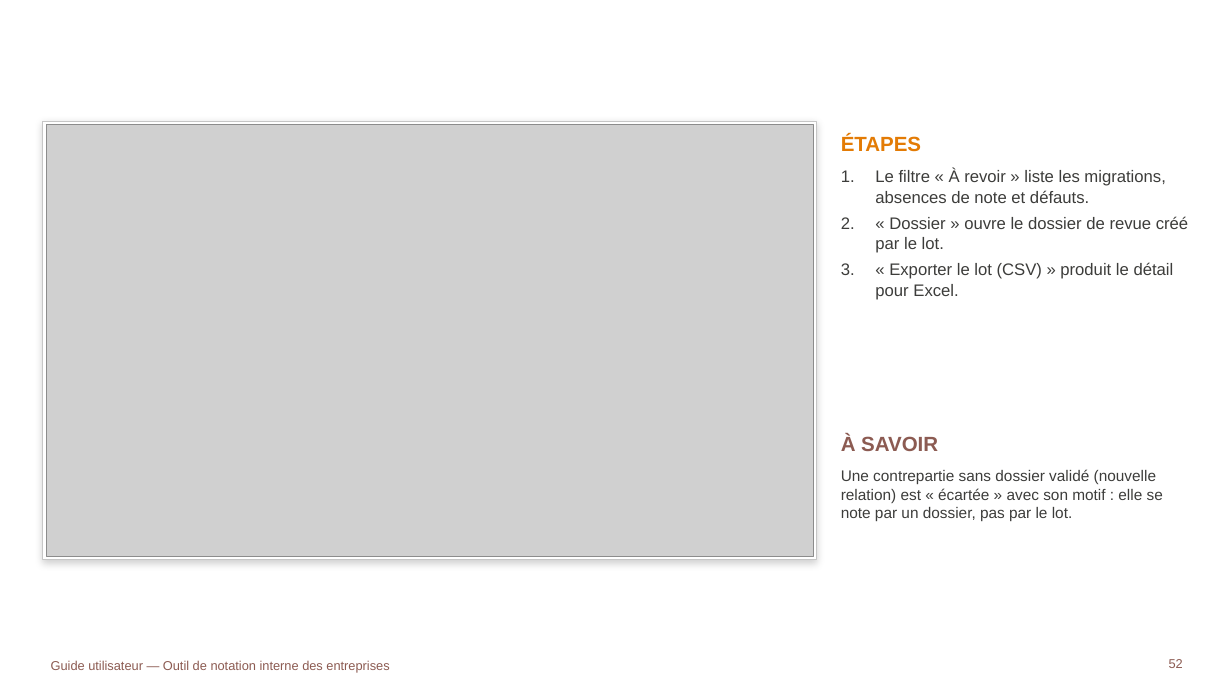
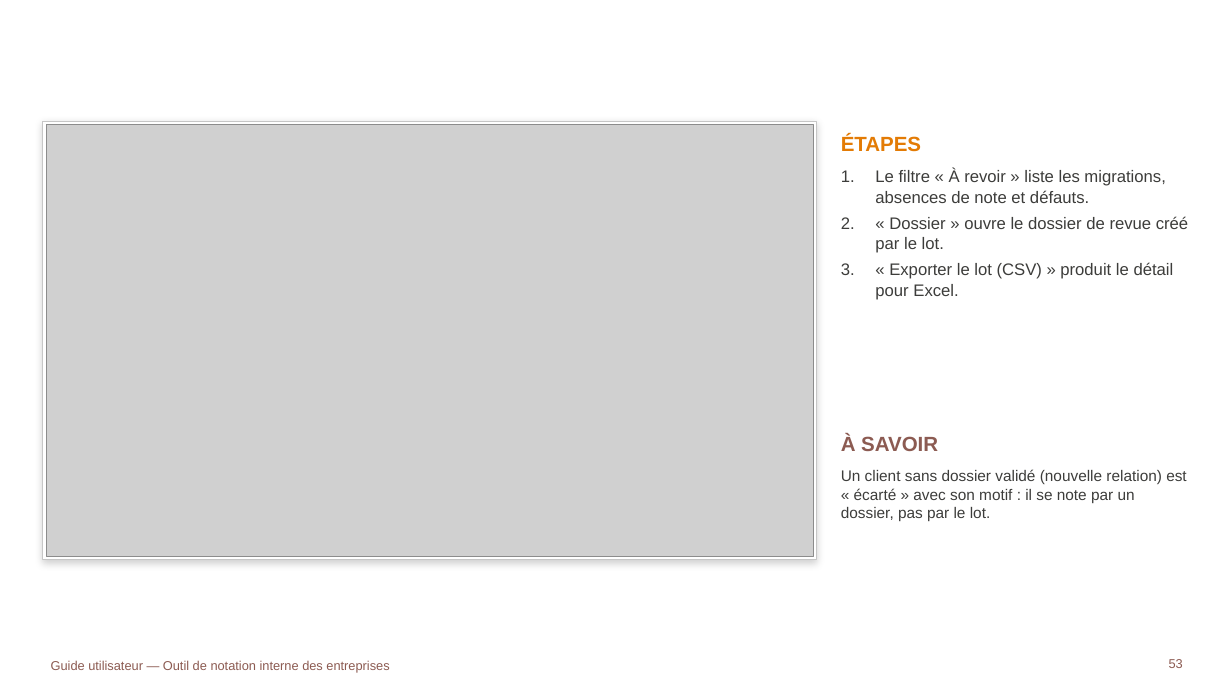
Before and after one commit to tariqeddoumi/Entreprise-scoring-cl, a slide deck: slide 53 of docs/guides/Guide_utilisateur_outil_notation.pptx (slide 52 before the commit). Drawn at 1232x693 pixels with LibreOffice and Linux fonts; fonts in the diff are those of the drawing; grey boxes stand for pictures; background and template pictures are left out. Boxes give left, top, right and bottom in pixels: in the first picture for what was removed or moved away, otherwise in the second. Text is boxed around its words. In the diff, an @@ line names an element or a change of style, - is before the commit and + after.

```diff
--- a/docs/guides/Guide_utilisateur_outil_notation.pptx
+++ b/docs/guides/Guide_utilisateur_outil_notation.pptx
@@ text at box(841, 469, 1186, 521): text changed @@
-Une contrepartie sans dossier validé (nouvelle relation) est « écartée » avec son motif : elle se note par un dossier, pas par le lot.
+Un client sans dossier validé (nouvelle relation) est « écarté » avec son motif : il se note par un dossier, pas par le lot.
@@ page number at box(1169, 659, 1183, 668): text changed @@
-52
+53
```
Also in this commit, not shown: 22 other slides changed, 2 slides added, 26 other files.
